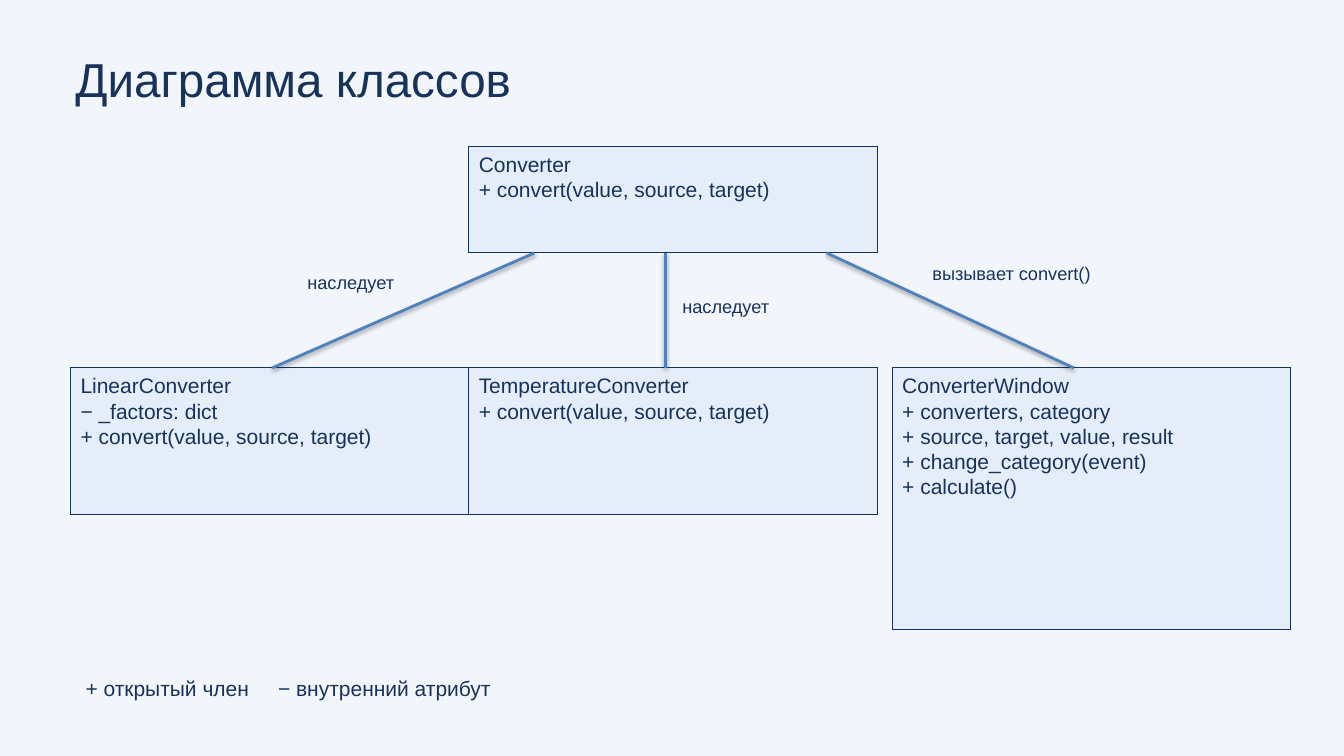
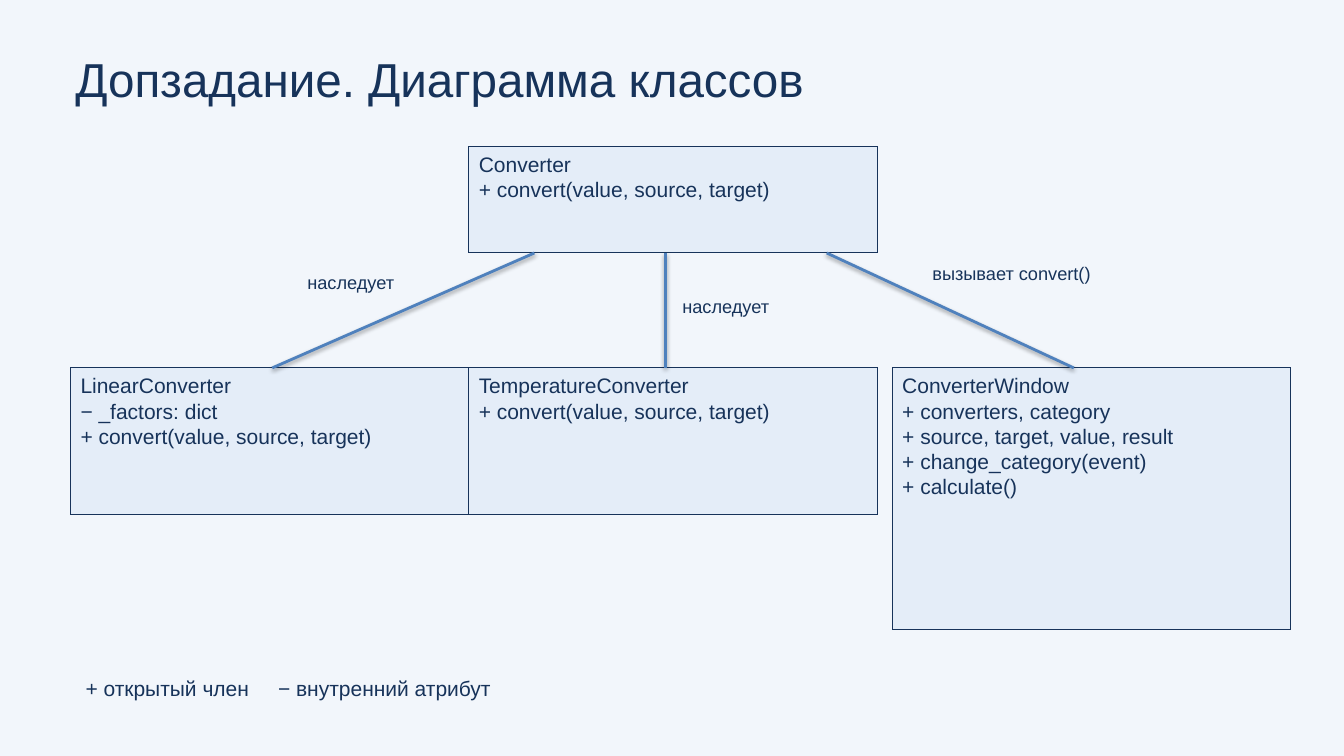
Before and after one commit to ArtikM1106/python-unit-converter, a slide deck: slide 5 of presentation.pptx. Drawn at 1344x756 pixels with LibreOffice and Linux fonts; fonts in the diff are those of the drawing. Boxes give left, top, right and bottom in pixels: in the first picture for what was removed or moved away, otherwise in the second. Text is boxed around its words. In the diff, an @@ line names an element or a change of style, - is before the commit and + after.

```diff
--- a/presentation.pptx
+++ b/presentation.pptx
@@ text at bbox=[75, 64, 804, 107]: text changed @@
-Диаграмма классов
+Допзадание. Диаграмма классов
```
Also in this commit, not shown: 4 slides added, 1 slide removed, 1 other file.
